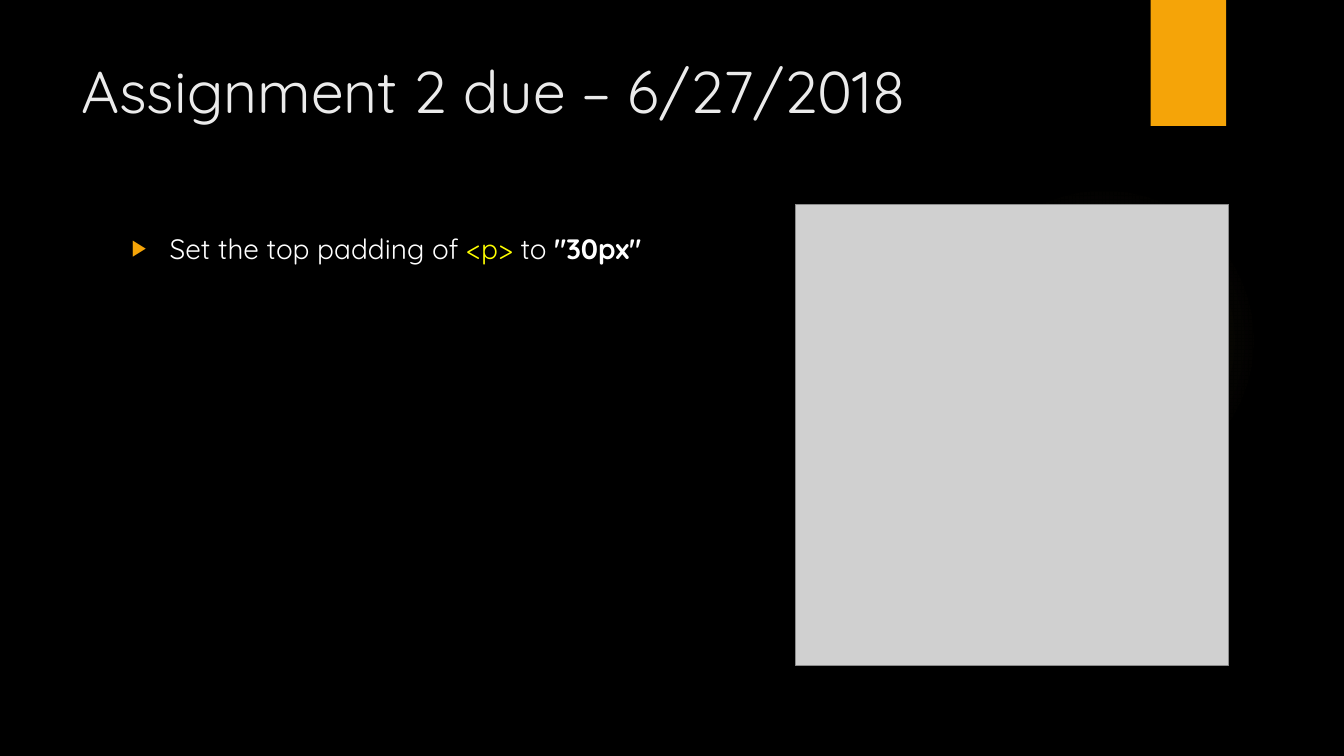
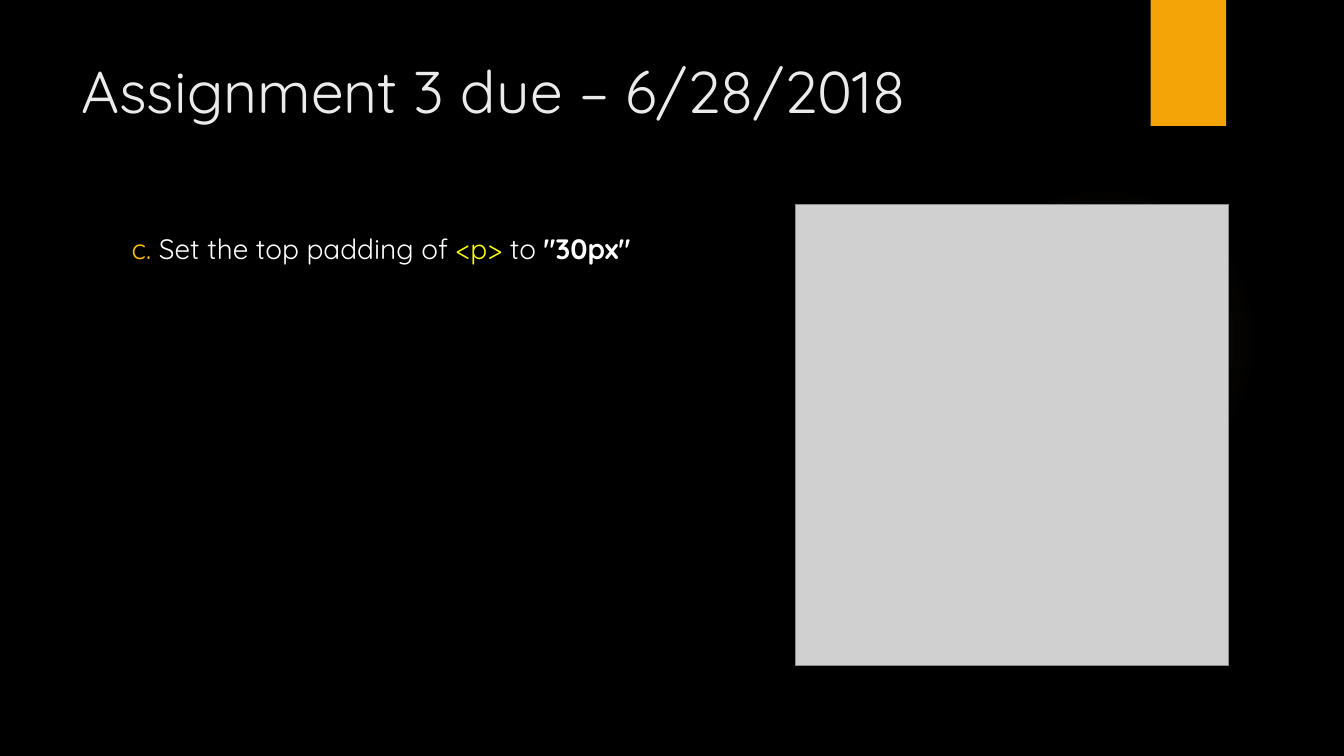
Before and after one commit to manupeethambar888/webdev, a slide deck: slide 21 of Day 3 - Introduction to CSS - Cascading Style Sheets.pptx (slide 20 before the commit). Drawn at 1344x756 pixels with LibreOffice and Linux fonts; fonts in the diff are those of the drawing; grey boxes stand for pictures; background and template pictures are left out. Boxes give left, top, right and bottom in pixels: in the first picture for what was removed or moved away, otherwise in the second. Text is boxed around its words. In the diff, an @@ line names an element or a change of style, - is before the commit and + after.

```diff
--- a/Day 3 - Introduction to CSS - Cascading Style Sheets.pptx
+++ b/Day 3 - Introduction to CSS - Cascading Style Sheets.pptx
@@ title at (81,66,906,125): text changed @@
-Assignment 2 due – 6/27/2018
+Assignment 3 due – 6/28/2018
@@ text at (132,238,631,265): text changed @@
-▶ Set the top padding of <p> to "30px"
+c. Set the top padding of <p> to "30px"
```
Also in this commit, not shown: 2 other slides changed, 1 slide added.
